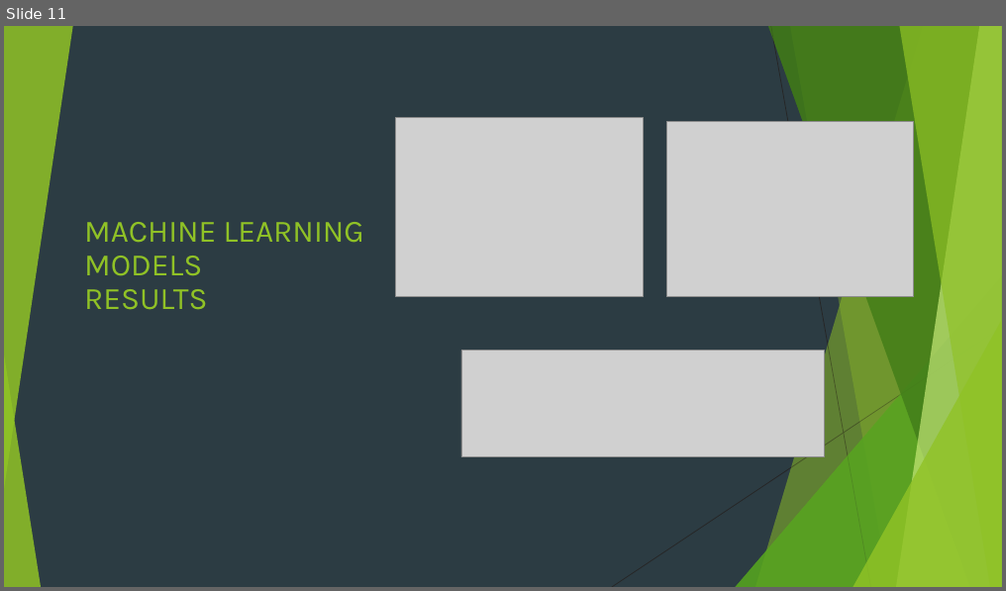
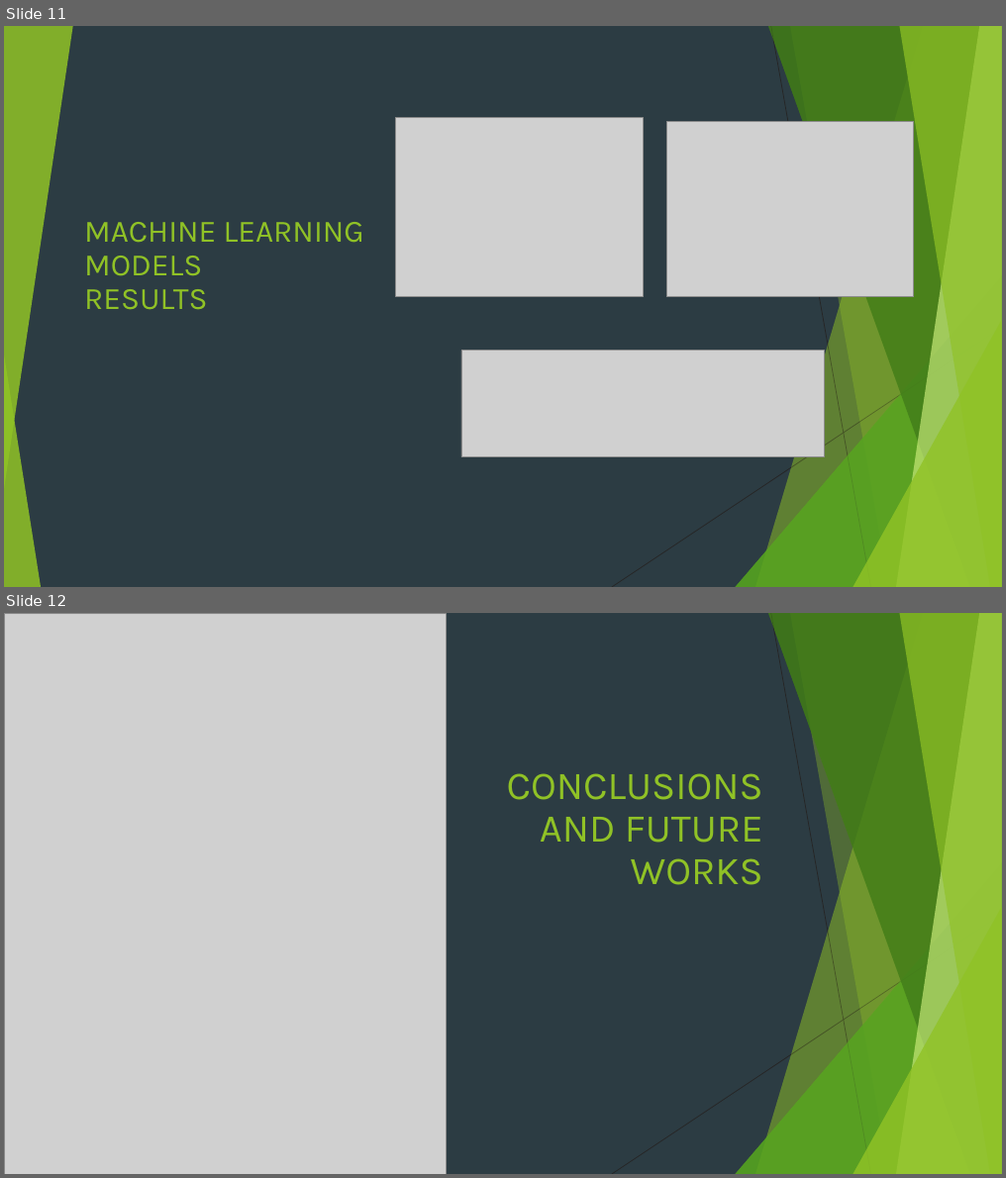
Before and after one commit to MarcoLassandro/HOW_TO_DISAGREE_PROJECT, a slide deck: HOW TO DISAGREE.pptx. Shown one above the other, each under a label of ours: slide 11 before the commit, slides 11 and 12 after it. The pictures are 1006x591 and 1006x1178 pixels, drawn with LibreOffice and Linux fonts; fonts in the diff are those of the drawing; grey boxes stand for pictures. Boxes give left, top, right and bottom in pixels: in the first picture for what was removed or moved away, otherwise in the second. Text is boxed around its words. In the diff, an @@ line names an element or a change of style, - is before the commit and + after.

```diff
--- a/HOW TO DISAGREE.pptx
+++ b/HOW TO DISAGREE.pptx
@@ slide 12 added at (4, 613, 1002, 1174), background #2C3C43; not listed: 8 template elements that a slide beside it also shows @@
@@ group added at (4, 613, 1002, 1174): 5 freeform shapes, 3 triangles, 2 lines @@
@@ picture added at (4, 613, 446, 1174) @@
@@ title added at (507, 773, 763, 885), 38 pt, text #90C226 @@
+CONCLUSIONS
+AND FUTURE WORKS
```
Also in this commit, not shown: 1 slide removed, 1 other file.
